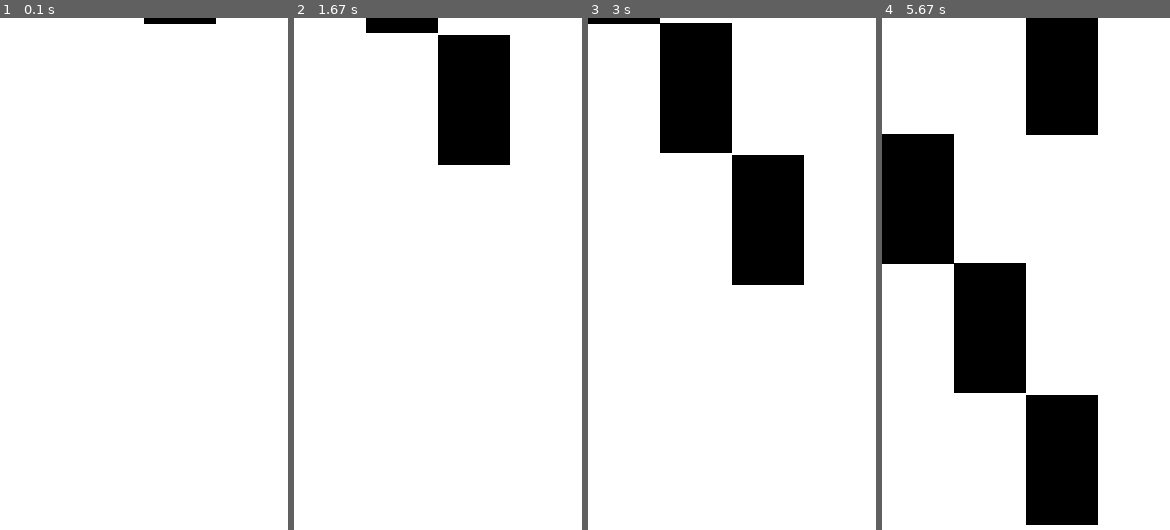
Above: before the commit, frames 1-4 (left to right).
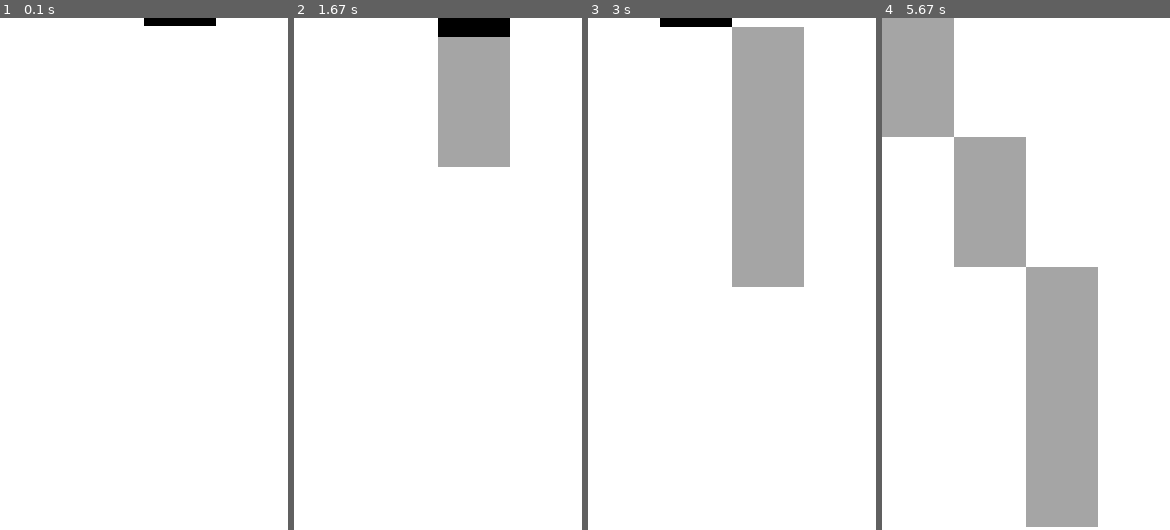
Above: after the commit, the same moments.

Repository: Pkpratik/pygame-class
Game: pygame game, started from piano_tiles/piano.py
Same seed, same stepped clock (60 frames per second), same inputs: the game is played once before the commit and once after it.
Inputs (mouse positions are in pixels of both pictures, inside the frame that each line leads up to):
- Up to frame 1 (0.1 s): no input
- Up to frame 2 (1.67 s): click (472, 38) at 0.38 s
- Up to frame 3 (3 s): click (766, 33) at 1.72 s
- Up to frame 4 (5.67 s): click (991, 28) at 3.05 s; click (916, 23) at 4.38 s

The runs differ from the first frame. In frame 1, 0.1% of the frame differs, in the area x 50-75%, y 1-2%; in frame 2, 7.9%; in frame 3, 19%; in frame 4, 43%, in the area x 0-75%, y 0-100%.

Commit message:
added score

Diff:
--- a/piano_tiles/objects.py
+++ b/piano_tiles/objects.py
@@ -13,14 +13,16 @@
         self.x=x
         self.y=y
         self.color = (0,0,0)
-
         self.image = pygame.Surface((tile_width,tile_height),pygame.SRCALPHA )
         self.rect=self.image.get_rect()
         self.rect.x=x
         self.rect.y = y
+        self.alive=True
     def update(self,speed):
         self.rect.y+=speed
         if self.rect.y>=height:
             self.kill()
+        if self.alive==False:
+            self.color=(0,0,0,90)
         pygame.draw.rect(self.image,self.color,(0,0,tile_width,tile_height))
         self.screen.blit(self.image,self.rect)
--- a/piano_tiles/piano.py
+++ b/piano_tiles/piano.py
@@ -11,31 +11,53 @@
 
 white=(255,255,255)
 scrolling=0
-num_tile=0
+num_tile=1
 score=0
 
 
 tile_group=pygame.sprite.Group()
-
+x=random.randint(0,3)
+t=Tile(x*tile_width,-tile_height,screen)
+tile_group.add(t)
 fps=30
 speed=2
 run=True
 clock=pygame.time.Clock()
 while run:
-
+    pos=None
     screen.fill(white)
     for event in pygame.event.get():
         if event.type==pygame.QUIT:
             pygame.quit()
-    tile_group.update(speed)
-    if scrolling>=(num_tile*tile_height):
+        if event.type==pygame.MOUSEBUTTONDOWN:
+            pos=event.pos
+    #tile_group.update(speed)
+    for tile in tile_group:
+        tile.update(speed)
+        if pos:
+            if tile.rect.collidepoint(pos):
+                score+=1
+                tile.alive=False
+                print(score)
+        if tile.rect.bottom>=height and tile.alive:
+            run=False
+    if len(tile_group)>0:
+        t=tile_group.sprites()[-1]
+        if t.rect.top+speed>=0:
+            x=random.randint(0,3)
+            y=-tile_height+t.rect.top
+            t=Tile(x*tile_width,y,screen)
+            tile_group.add(t)
+            num_tile+=1
+            tile_group.draw(screen)
+    else:
         x=random.randint(0,3)
-        t=Tile(x*tile_width,-tile_height,screen)
+        y=-tile_height+t.rect.top
+        t=Tile(x*tile_width,y,screen)
         tile_group.add(t)
         num_tile+=1
         tile_group.draw(screen)
-        score+=1
-    if scrolling%200==0:
+    if scrolling%600==0:
         speed+=1
 
     scrolling+=speed
